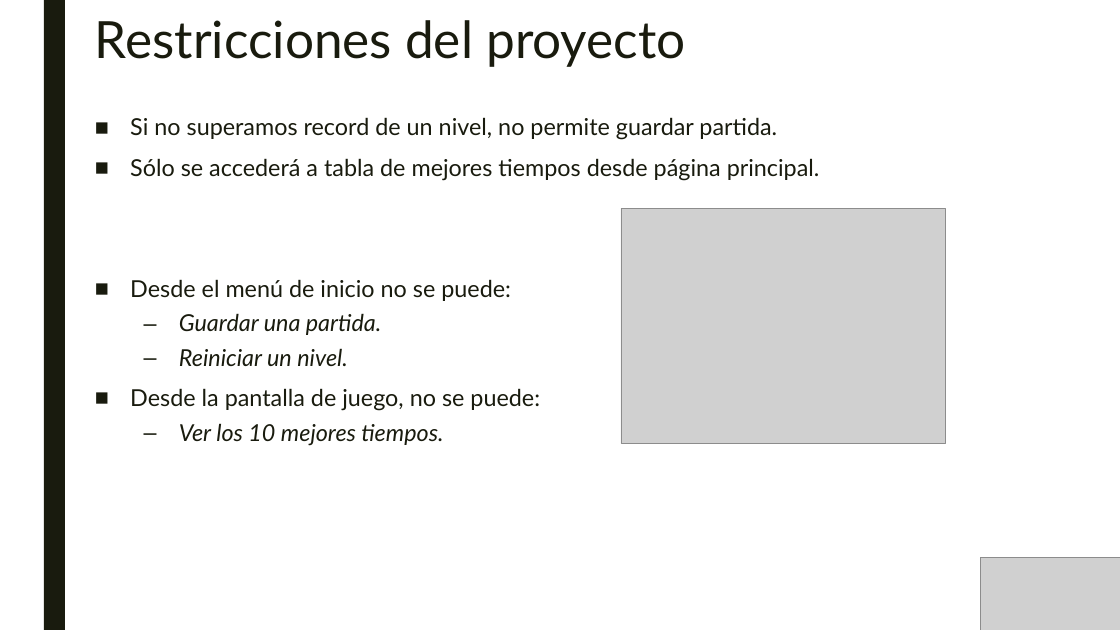
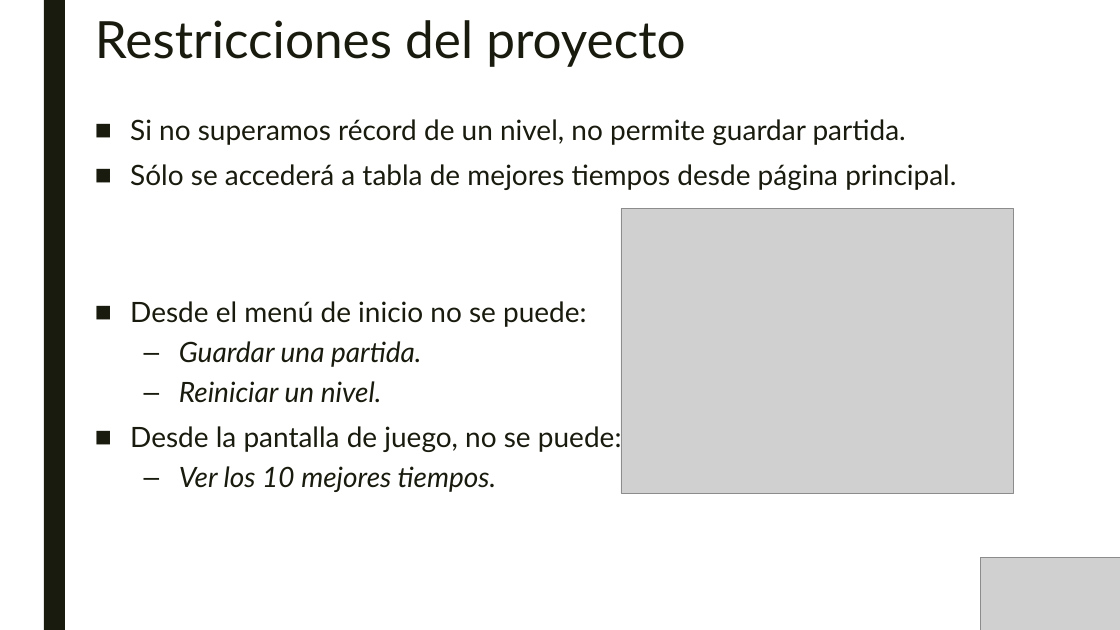
Before and after one commit to SombraJ/practicaAIS, a slide deck: slide 10 of Gestión de un proyecto Software.pptx. Drawn at 1120x630 pixels with LibreOffice and Linux fonts; fonts in the diff are those of the drawing; grey boxes stand for pictures. Boxes give left, top, right and bottom in pixels: in the first picture for what was removed or moved away, otherwise in the second. Text is boxed around its words. In the diff, an @@ line names an element or a change of style, - is before the commit and + after.

Commit message:
pwp

```diff
--- a/Gestión de un proyecto Software.pptx
+++ b/Gestión de un proyecto Software.pptx
@@ text at bbox=[130, 119, 906, 145]: text changed; size 20 to 24 pt @@
-■ Si no superamos record de un nivel, no permite guardar partida.
+■ Si no superamos récord de un nivel, no permite guardar partida.
@@ text at bbox=[130, 164, 956, 492]: size 20 to 24 pt in "Sólo se accederá a tabla de mejores ...", "Desde el menú de inicio no se ...", "Guardar una partida.", "Reiniciar un nivel." and 2 more places @@
@@ picture: place and size @@
-picture at bbox=[621, 208, 945, 444]
+picture at bbox=[621, 208, 1013, 493]
```
Also in this commit, not shown: 5 other slides changed.
